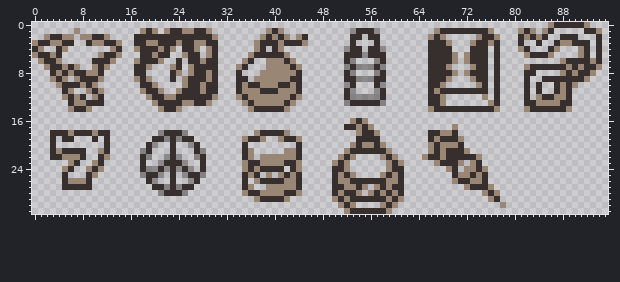
Sprite sheet, stored at content/gfx/death_items.png. The picture above was drawn from the file before the commit.
The file is 96x32 pixels. Pixels under 10% opacity are left out.
The result:
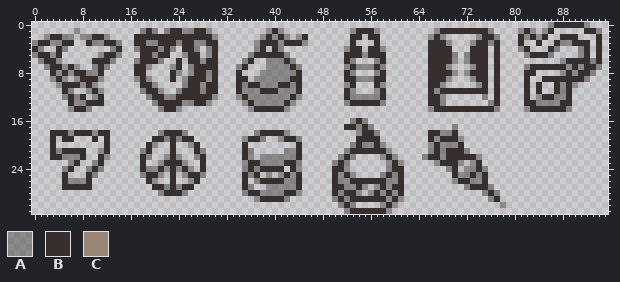
Palette (. is transparent): A #362f2d6d  B #362f2d  C #998675
Changes in this commit:
Changed rows in their new state; - is an unchanged pixel.
first column x 0:
 0 --------------------------------------------------------------------------------------A-----A--
 1 -------A----------A-A-A--AA--A---------A-A-------------------------A--------A----A-A-A--------A
 2 --A--AA-AA--A-----------------A-------A-A-A-A---------------------A-A-----A--A----A-A----------
 3 A--AA-----AA--A----AA---A--AA--------A---A---A-----------------------A---A--A-----------AA-----
 4 -A---A-------A---A---A-A---A-A-------A---A---------------------------------------A-----A---A---
 5 A--A-------A--A-----A----A---A------A-----A---------------------------A-A---------A---A----A---
 6 -A--A--------A---A---A------A------A---AAA-A--------------------------A-A---------------A----A-
 7 --A--A-A--A-A------A---A--A-------A----AAAA-A------------------------A---A--------A------A-A--A
 8 ----A-A--AA-------------A-A--A--------AAAAAA--------------------------A-A---------------A-A--A-
 9 ---A-A-A---A-----A-A-----A---A-------AAAAAA--------------------------A---A------------------A--
10 ----A---A-A---------A----A--A------A--AAA--A------------------------A-----A-------------A-A----
11 ------A--A-A------A--A--A---A------AAA---AAA-----------------------A--------------------A------
12 -----A-A--A--------A--AA------A---A-AAAAAAA-A-----------------------A------A--------A--AA------
13 -------AA-----------A----AA--A-----A-AAAAA-A------------------------A-------A-------AAAA-------
14 ------A--A-----------A--A-----------A-----A-----------------------A----------A----A------A-----
16 -----------------------------------------------------A-A---------------------------------------
17 ------------------------------------------------------A-A-------------A------------------------
18 ------A---A--------------------------A----A-----------A--A----------AA-------------------------
19 -----------------------------------A--A--A--A----------------------A---A-----------------------
20 -----------------------------------------------------A-AA-A-------A-AAA------------------------
21 ----A------A------------------------A-----AA--------A------A------A-A---A----------------------
22 -----AAA----A-----------------------A-AAAAAA-------A-A----A-A----A--A-----A--------------------
23 ------A---A------------------------A--AAAA--A-----A-A------A-A-----A---A-A---------------------
24 -----A---A-A-----------------------A-A------A-------A------A---------A--AA-A-------------------
25 ----------A-------------------------A--A-A-A-------A-A----A-A----------AA-A--------------------
26 ------AAA----------------------------A----AA-------AA------AA---------A--AA--------------------
27 ------------------------------------A--AAAAA--------AA-A-A-A------------A---A------------------
28 -----------------------------------A--AAAA--A------A--A-A-A-A--------------A-A-----------------
29 -------------------------------------A----A-------A-A------A-A--------------A------------------
30 ---------------------------------------------------A-A----A-A-----------------A----------------
31 ----------------------------------------------------A------A-----------------------------------
Pixel boxes of the changes (left, top, right, bottom) in both pictures:
changed: (518, 22, 602, 112)
changed: (32, 28, 308, 112)
changed: (332, 28, 506, 214)
changed: (56, 130, 110, 184)
changed: (242, 130, 302, 202)
